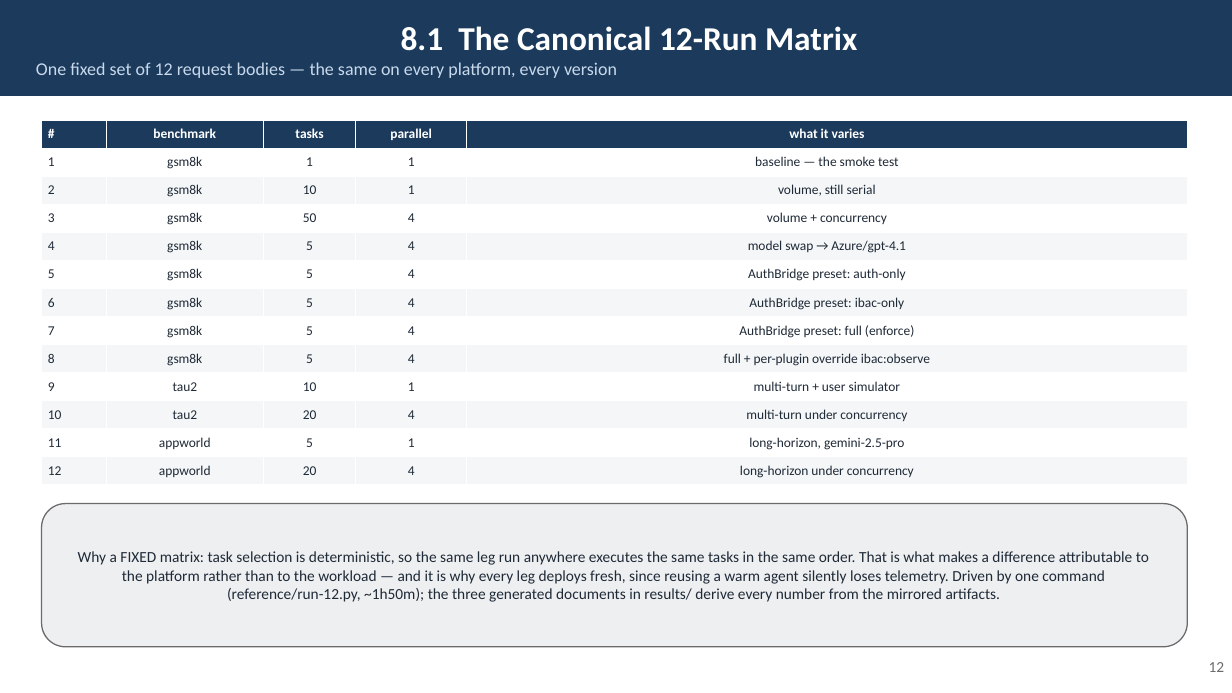
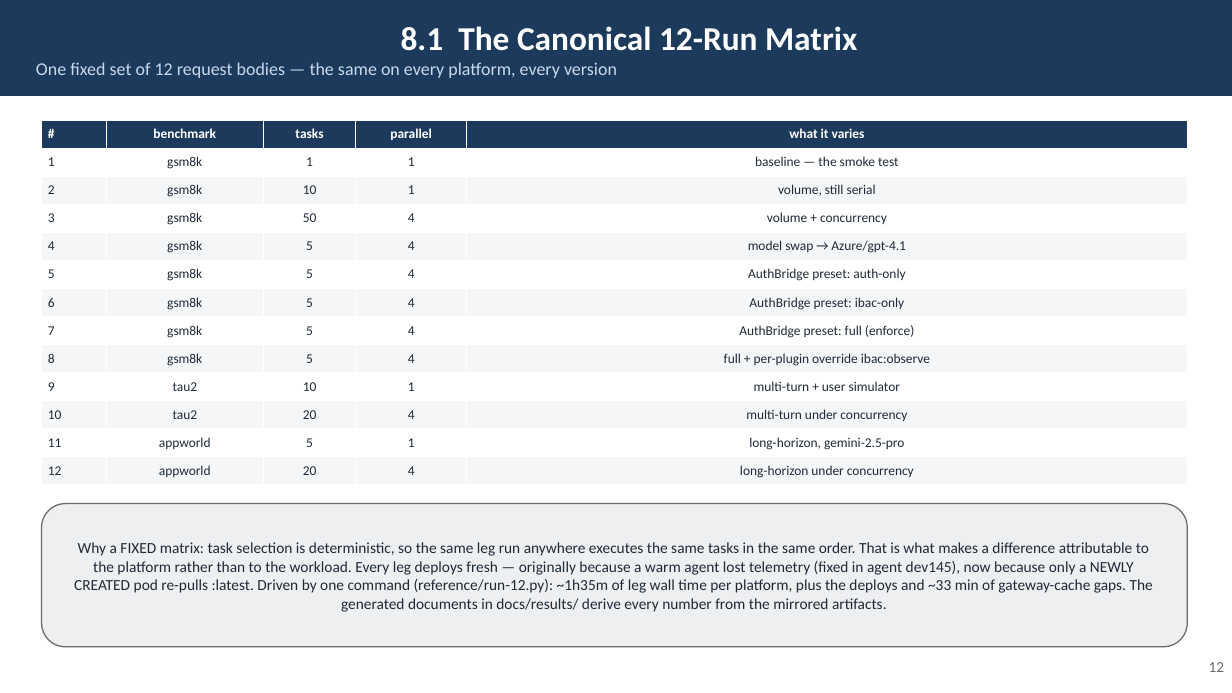
Before and after one commit to rossoctl/autobench, a slide deck: slide 12 of docs/AutoBench.pptx. Drawn at 1232x693 pixels with LibreOffice and Linux fonts; fonts in the diff are those of the drawing. Boxes give left, top, right and bottom in pixels: in the first picture for what was removed or moved away, otherwise in the second. Text is boxed around its words. In the diff, an @@ line names an element or a change of style, - is before the commit and + after.

```diff
--- a/docs/AutoBench.pptx
+++ b/docs/AutoBench.pptx
@@ text in rounded rectangle at (x1=74, y1=542, x2=1153, y2=612): text changed @@
-Why a FIXED matrix: task selection is deterministic, so the same leg run anywhere executes the same tasks in the same order. That is what makes a difference attributable to the platform rather than to the workload — and it is why every leg deploys fresh, since reusing a warm agent silently loses telemetry. Driven by one command (reference/run-12.py, ~1h50m); the three generated documents in results/ derive every number from the mirrored artifacts.
+Why a FIXED matrix: task selection is deterministic, so the same leg run anywhere executes the same tasks in the same order. That is what makes a difference attributable to the platform rather than to the workload. Every leg deploys fresh — originally because a warm agent lost telemetry (fixed in agent dev145), now because only a NEWLY CREATED pod re-pulls :latest. Driven by one command (reference/run-12.py): ~1h35m of leg wall time per platform, plus the deploys and ~33 min of gateway-cache gaps. The generated documents in docs/results/ derive every number from the mirrored artifacts.
```
Also in this commit, not shown: 7 other slides changed, 1 slide added, 1 slide removed, 1 other file.
